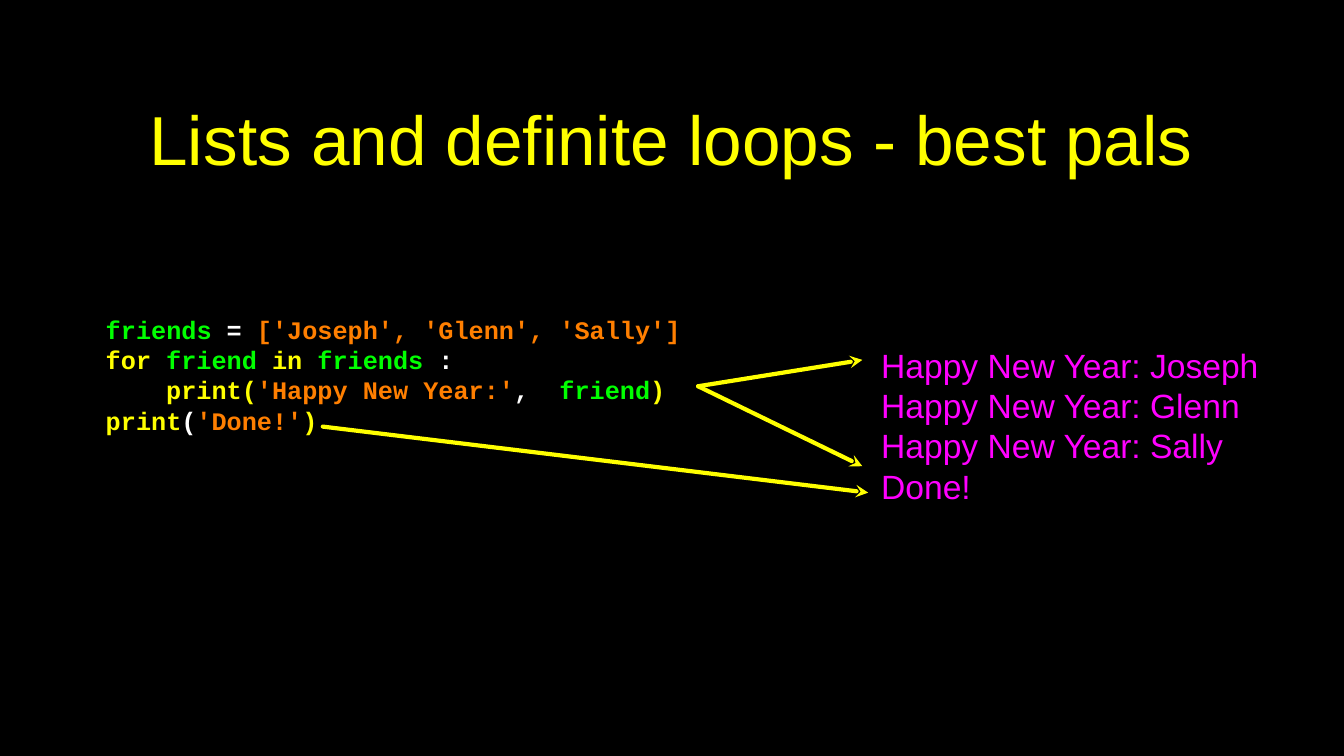
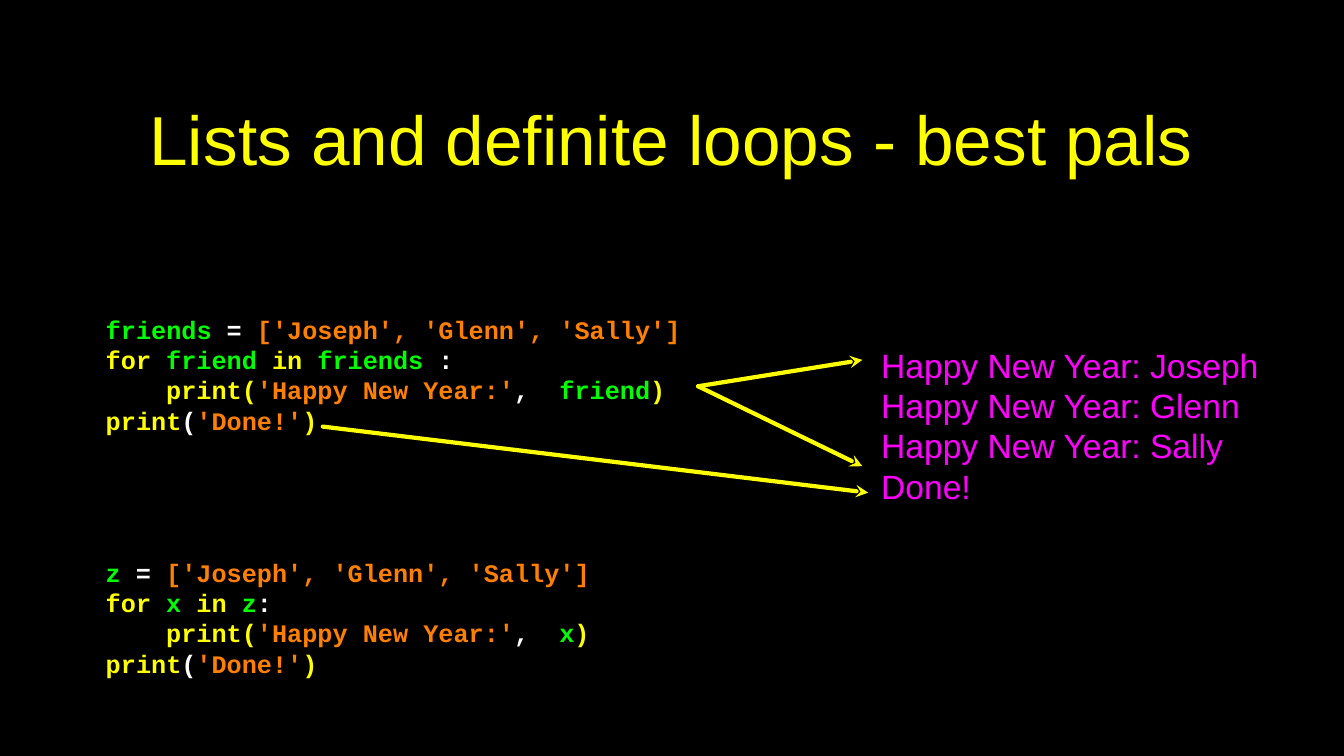
Before and after one commit to csev/py4e, a slide deck: slide 6 of lectures3/Pythonlearn-08-Lists.pptx. Drawn at 1344x756 pixels with LibreOffice and Linux fonts; fonts in the diff are those of the drawing. Boxes give left, top, right and bottom in pixels: in the first picture for what was removed or moved away, otherwise in the second. Text is boxed around its words. In the diff, an @@ line names an element or a change of style, - is before the commit and + after.

```diff
--- a/lectures3/Pythonlearn-08-Lists.pptx
+++ b/lectures3/Pythonlearn-08-Lists.pptx
@@ text added at (106,563,590,679), 24 pt, text #FF7F00, bold @@
+z = ['Joseph', 'Glenn', 'Sally']
+for x in z:
+print('Happy New Year:', x)
+print('Done!')
```
Also in this commit, not shown: 1 other slide changed, 3 other files.
